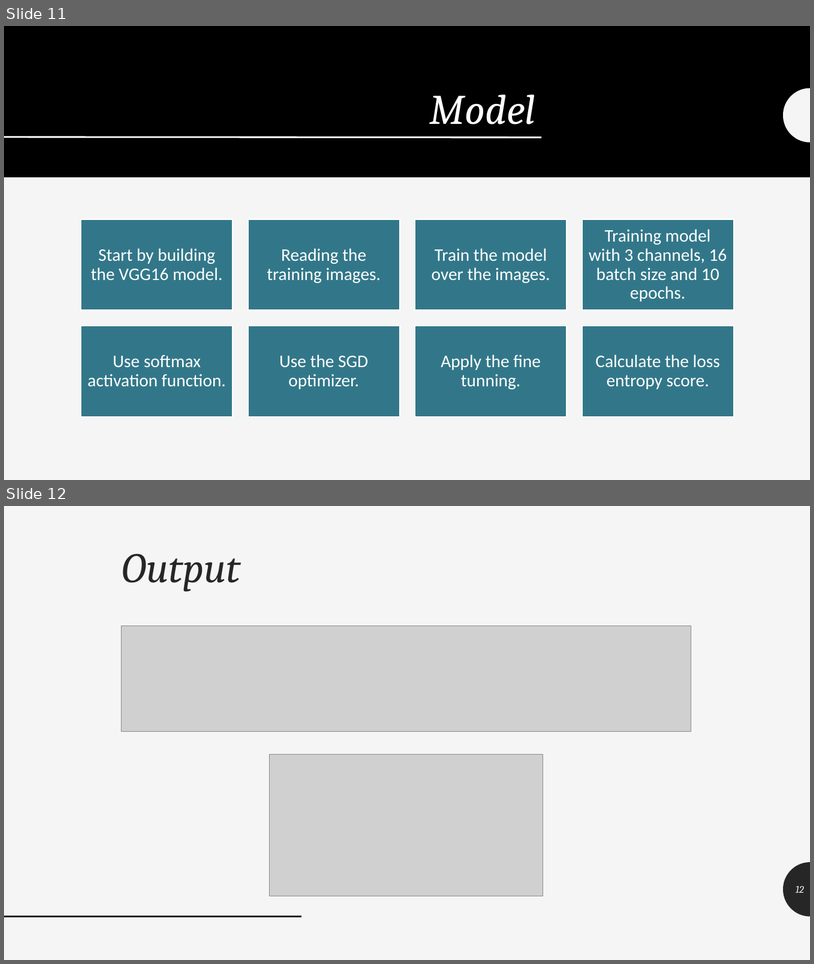
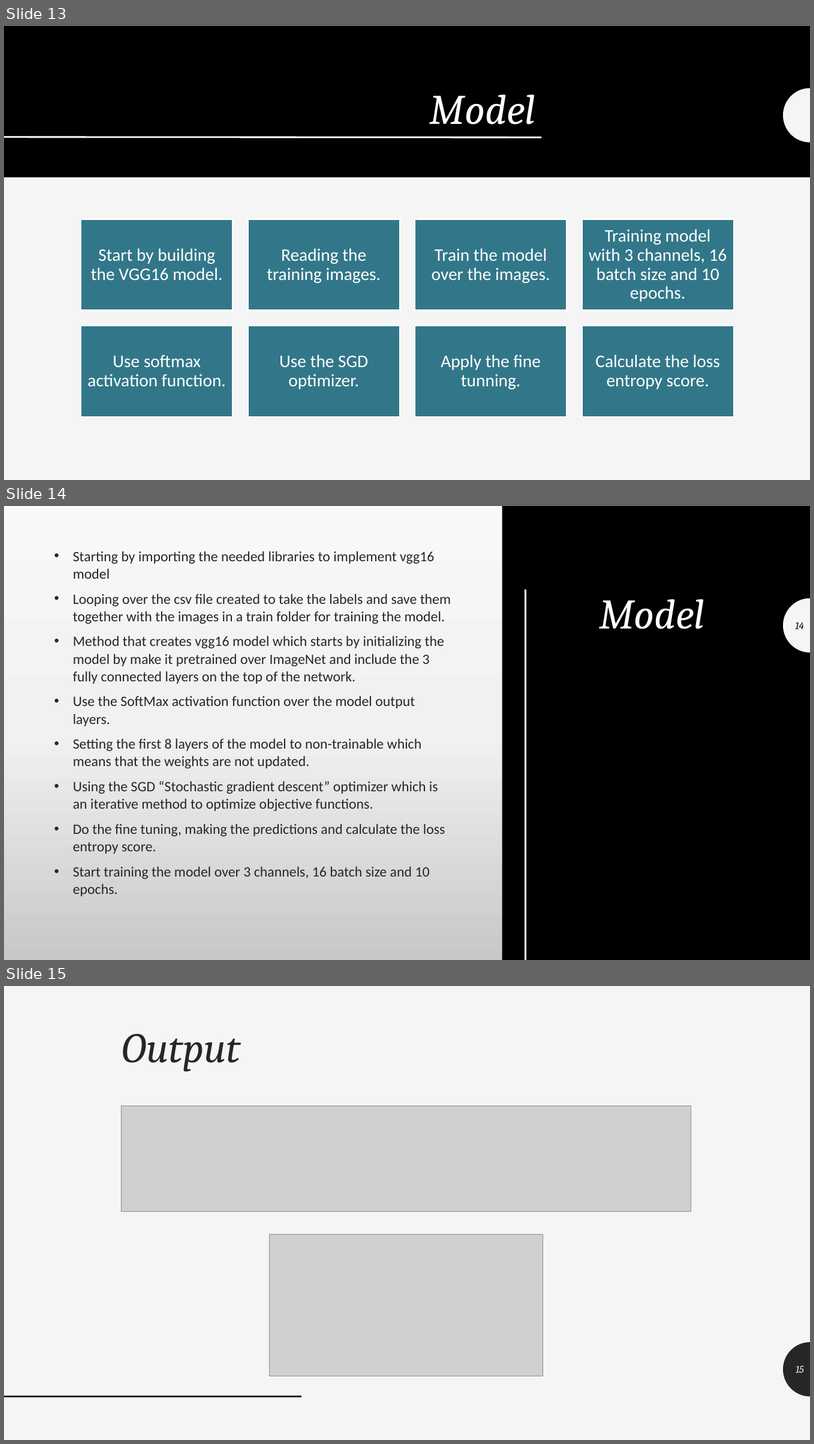
Before and after one commit to NadaLabib/Deep-learning-Project, a slide deck: Presentation Slides.pptx. Shown one above the other, each under a label of ours: slides 11 and 12 before the commit, slides 13, 14 and 15 after it. The pictures are 814x964 and 814x1444 pixels, drawn with LibreOffice and Linux fonts; fonts in the diff are those of the drawing; grey boxes stand for pictures. Boxes give left, top, right and bottom in pixels: in the first picture for what was removed or moved away, otherwise in the second. Text is boxed around its words. In the diff, an @@ line names an element or a change of style, - is before the commit and + after.

Commit message:
Modify presentation slides

```diff
--- a/Presentation Slides.pptx
+++ b/Presentation Slides.pptx
@@ slide 14 added at box(4, 506, 810, 960), background #F5F5F5; not listed: 2 template elements that a slide beside it also shows @@
@@ rectangle added at box(4, 506, 810, 960), fill gradient #F8F8F8 to #F1F1F1 to #C8C8C8 @@
@@ rectangle added at box(503, 506, 810, 960), fill #000000 @@
@@ text added at box(73, 551, 451, 896), 17 pt, text #262626 @@
+• Starting by importing the needed libraries to implement vgg16 model
+• Looping over the csv file created to take the labels and save them together with the images in a train folder for training the model.
+• Method that creates vgg16 model which starts by initializing the model by make it pretrained over ImageNet and include the 3 fully connected layers on the top of the network.
+• Use the SoftMax activation function over the model output layers.
+• Setting the first 8 layers of the model to non-trainable which means that the weights are not updated.
+• Using the SGD “Stochastic gradient descent” optimizer which is an iterative method to optimize objective functions.
+• Do the fine tuning, making the predictions and calculate the loss entropy score.
+• Start training the model over 3 channels, 16 batch size and 10 epochs.
@@ line added from (526, 589) to (526, 960), #FFFFFF 2 pt @@
@@ title added at box(599, 599, 705, 629), 50 pt, text #FFFFFF, italic @@
+Model
@@ freeform shape added at box(784, 598, 810, 652), fill #F5F5F5 @@
@@ page number added at box(795, 622, 804, 629), 12 pt, text #000000, italic @@
+14
@@ what was slide 11 is now slide 13 @@
@@ what was slide 12 is now slide 15 @@
@@ page number at box(796, 1365, 804, 1372): text changed @@
-12
+15
```
Also in this commit, not shown: 2 other slides added.
